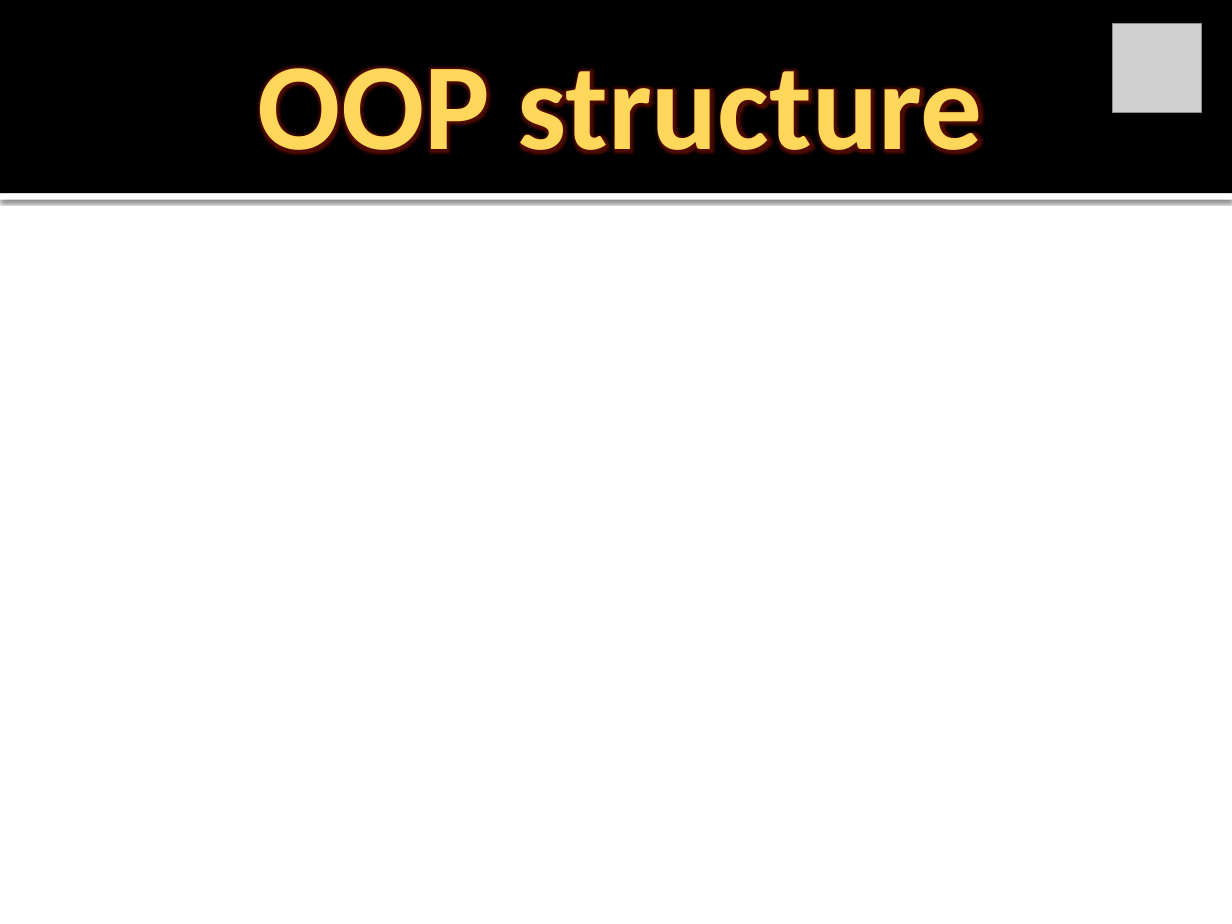
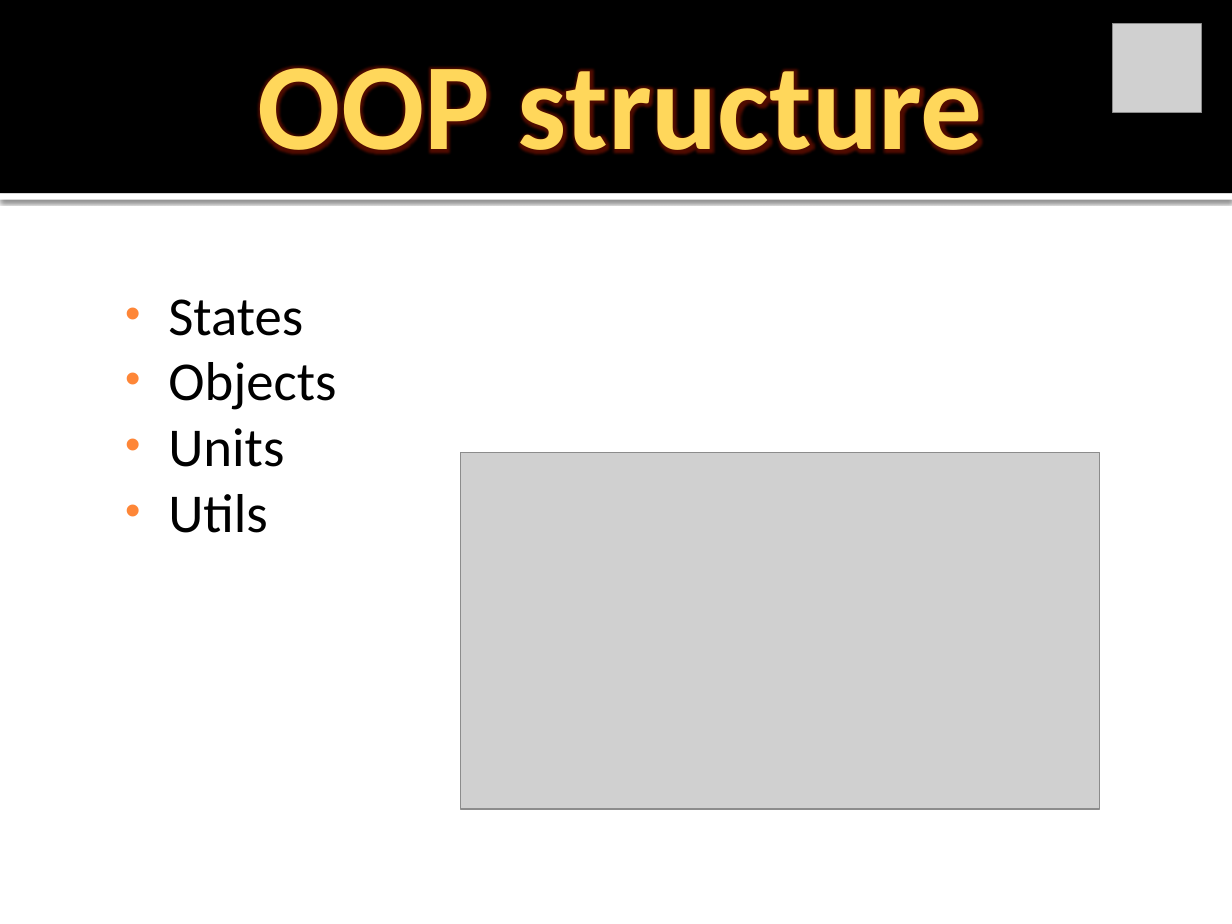
Before and after one commit to Krasen007/MonoBomber, a slide deck: slide 8 of gdd.pptx. Drawn at 1232x924 pixels with LibreOffice and Linux fonts; fonts in the diff are those of the drawing; grey boxes stand for pictures. Boxes give left, top, right and bottom in pixels: in the first picture for what was removed or moved away, otherwise in the second. Text is boxed around its words. In the diff, an @@ line names an element or a change of style, - is before the commit and + after.

```diff
--- a/gdd.pptx
+++ b/gdd.pptx
@@ text added at (168,299,336,533), 32 pt, text #000000 @@
+• States
+• Objects
+• Units
+• Utils
@@ picture added at (461,452,1100,809) @@
```
Also in this commit, not shown: 3 other slides changed.
